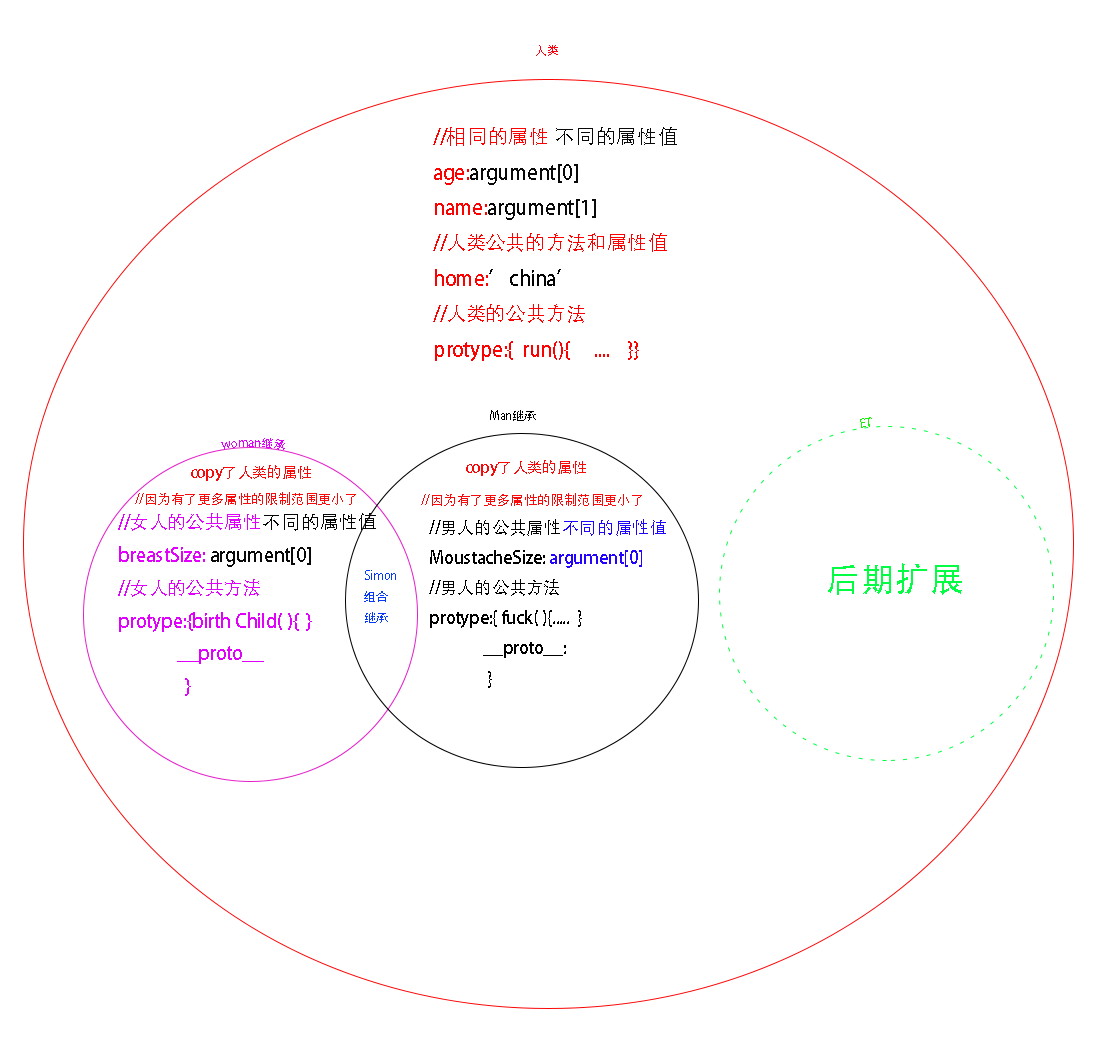
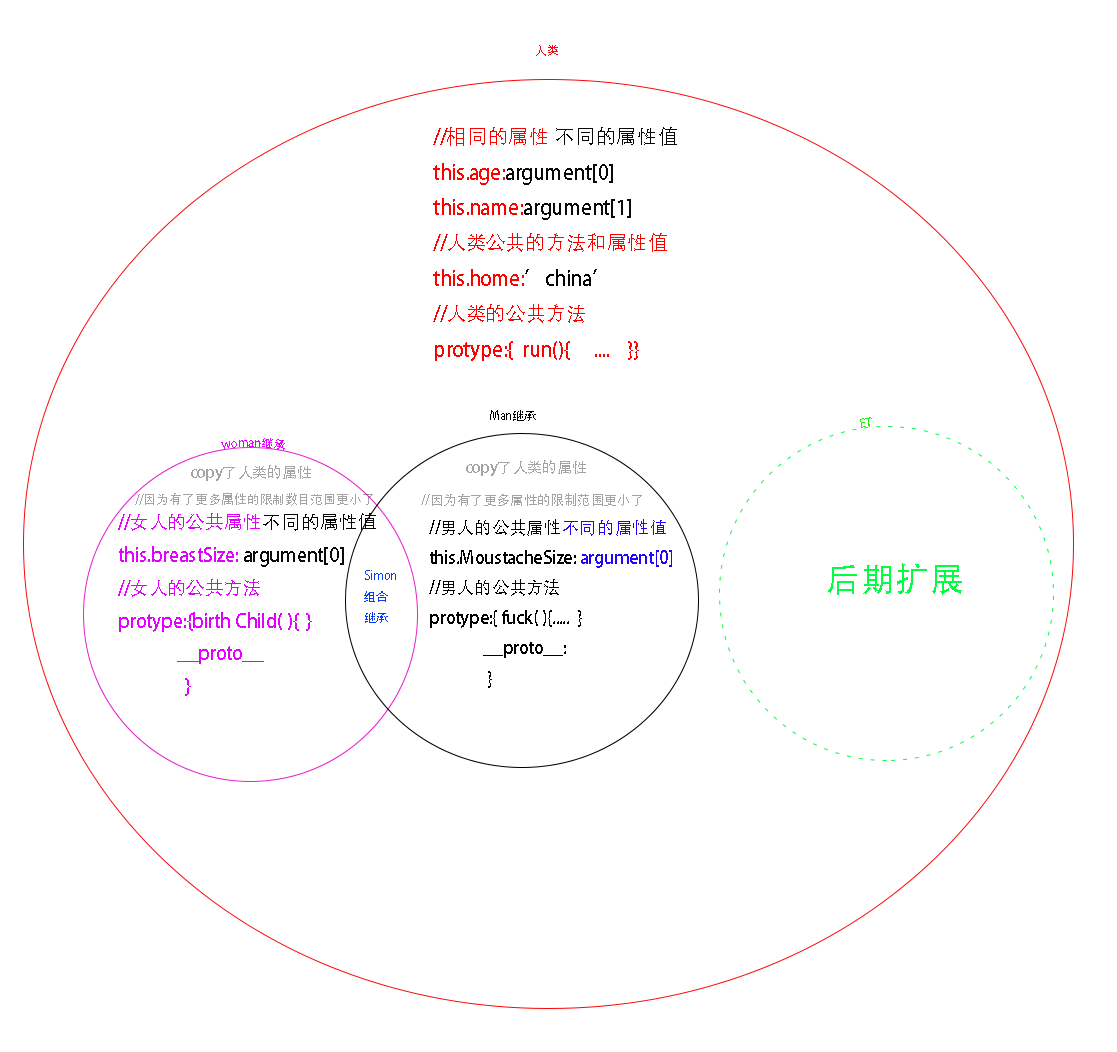
The second 1117px x 1052px image is a revision of the first. Changes to its layers:
renamed "//男人的公共属性不同的属性值 MoustacheSize: argument[0] //男人的公共方法 protype:{" to "//男人的公共属性不同的属性值 this.MoustacheSize: argument[0] //男人的公共方法 proty", painted on it over <box>430,550,672,568</box>
renamed "//女人的公共属性不同的属性值 breastSize: argument[0] //女人的公共方法 protype:{birt" to "//女人的公共属性不同的属性值 this.breastSize: argument[0] //女人的公共方法 protype:", painted on it over <box>119,546,344,567</box>
"//因为有了更多属性的限制范围更小了 拷贝": opacity 100% → 50%, painted on it over <box>421,493,642,506</box>
renamed "//因为有了更多属性的限制范围更小了" to "//因为有了更多属性的限制数目范围更小了", opacity 100% → 50%, painted on it over <box>135,492,373,506</box>
"copy了人类的属性 拷贝": opacity 100% → 50%, painted on it over <box>466,460,586,476</box>
"copy了人类的属性": opacity 100% → 50%, painted on it over <box>191,465,311,481</box>
renamed "//相同的属性 不同的属性值 age:argument[0] name:argument[1] //人类公共的方法和属性值" to "//相同的属性 不同的属性值 this.age:argument[0] this.name:argument[1] //人", painted on it over <box>433,163,631,286</box>
